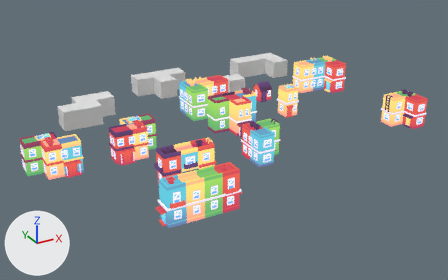
Renders of the Blender file Models/blend_file/house.blend from each side of a commit.
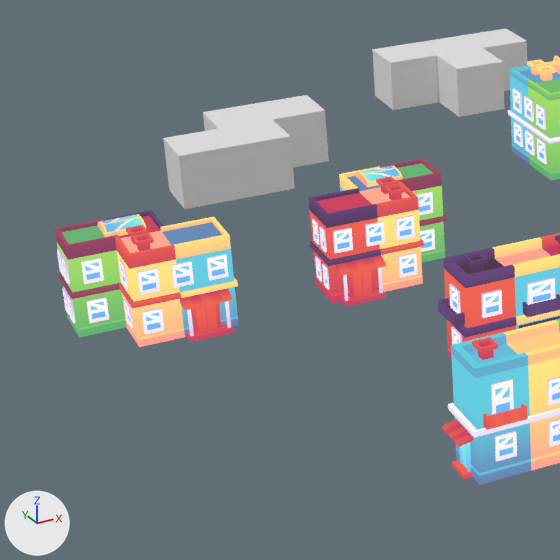
Each version appears first whole from a 50 mm lens placed at (-16.58, -57.83, 22.02), pointed at (9.81, -9.84, -1.97), and next in a close-up on the part from 0% to 44% of the width and 21% to 91% of the height. Arrows for +X, +Y and +Z are at lower left; the lights stay in place.

Names of what the first close-up shows: 'Cube.005', 'Cube.014', 'house_I_3', 'house_I_4', 'house_L_4', 'house_s', 'house_z'.
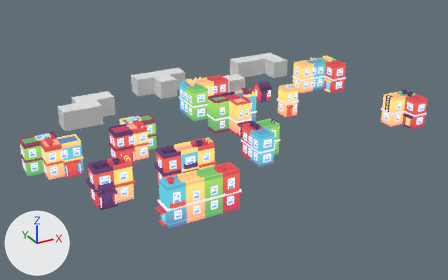
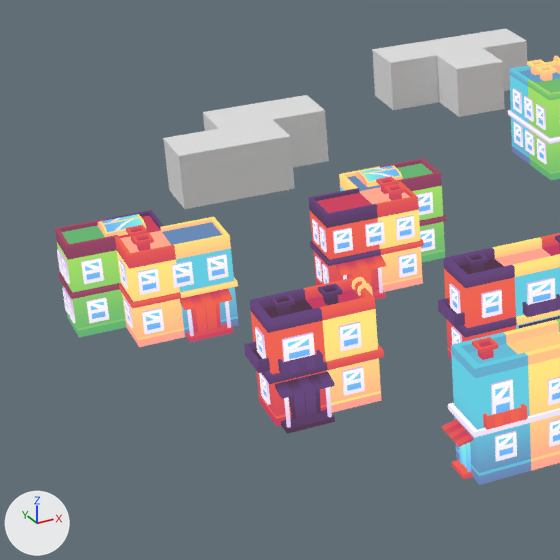
Commit message: add new house_I_2 model

Where the change shows, as pixel boxes (x1, y1, x2, y2) in the close-ups (560 x 560 px):
'house_I_2', added: after (244, 277, 384, 434)
    faces in mat_red_texture (picture img_red_texture_png): (244, 277, 373, 434)
    faces in mat_yellow_texture (picture img_yellow_texture_png): (303, 277, 384, 413)

Diff of the bpy script that builds the scene:
```diff
--- a/Models/blend_file/house.blend.py
+++ b/Models/blend_file/house.blend.py
@@ me_cube_001 @@
+me_cube_001.from_pydata(...)  # 644 vertices, 450 faces; spans x -1.3..3.31, y -1.53..1.29, z -2.37..2.04
+# faces by material slot: [32, 418]
+me_cube_001.materials.append(mat_yellow_texture)  # picture img_yellow_texture_png
+me_cube_001.materials.append(mat_red_texture)  # picture img_red_texture_png
@@ ob_house_i_2 @@
+ob_house_i_2 = bpy.data.objects.new('house_I_2', me_cube_001)
+ob_house_i_2.location = (-5.18, -18.82, 1.37)
+ob_house_i_2.scale = (0.704, 0.704, 0.704)
```
